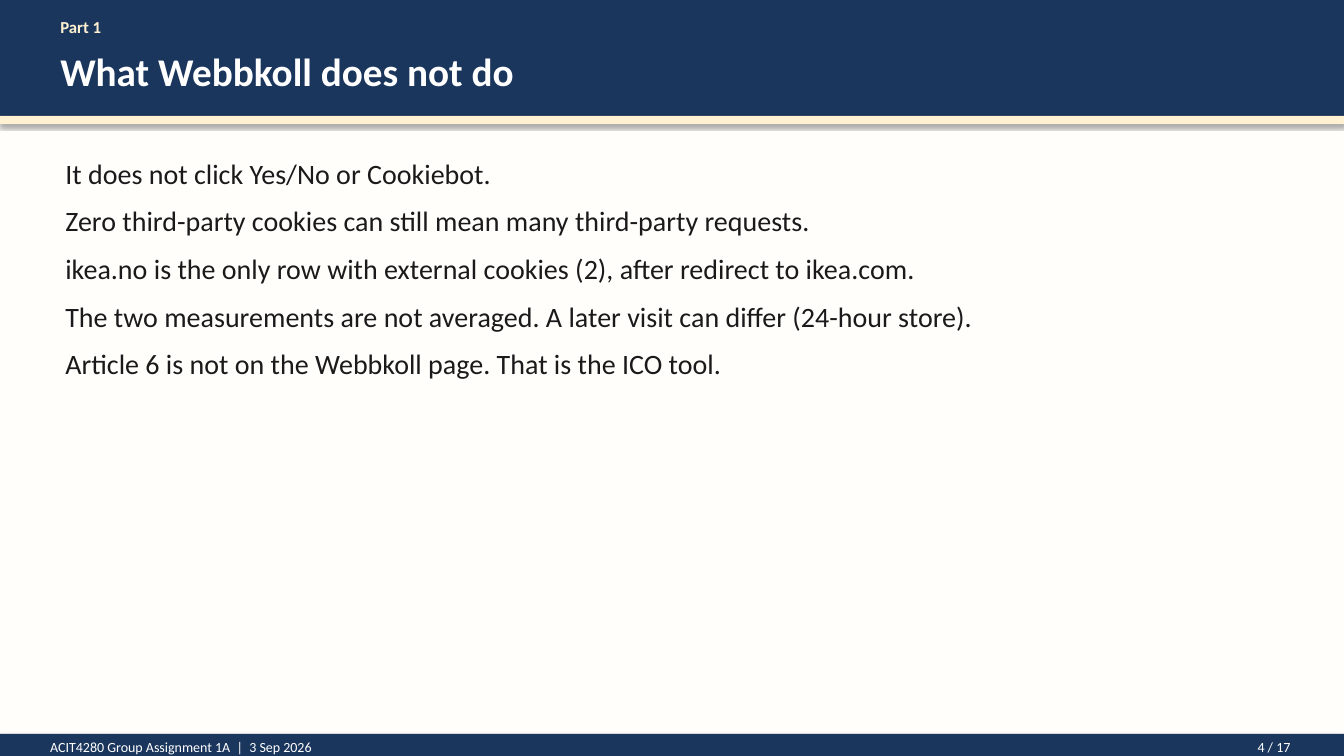
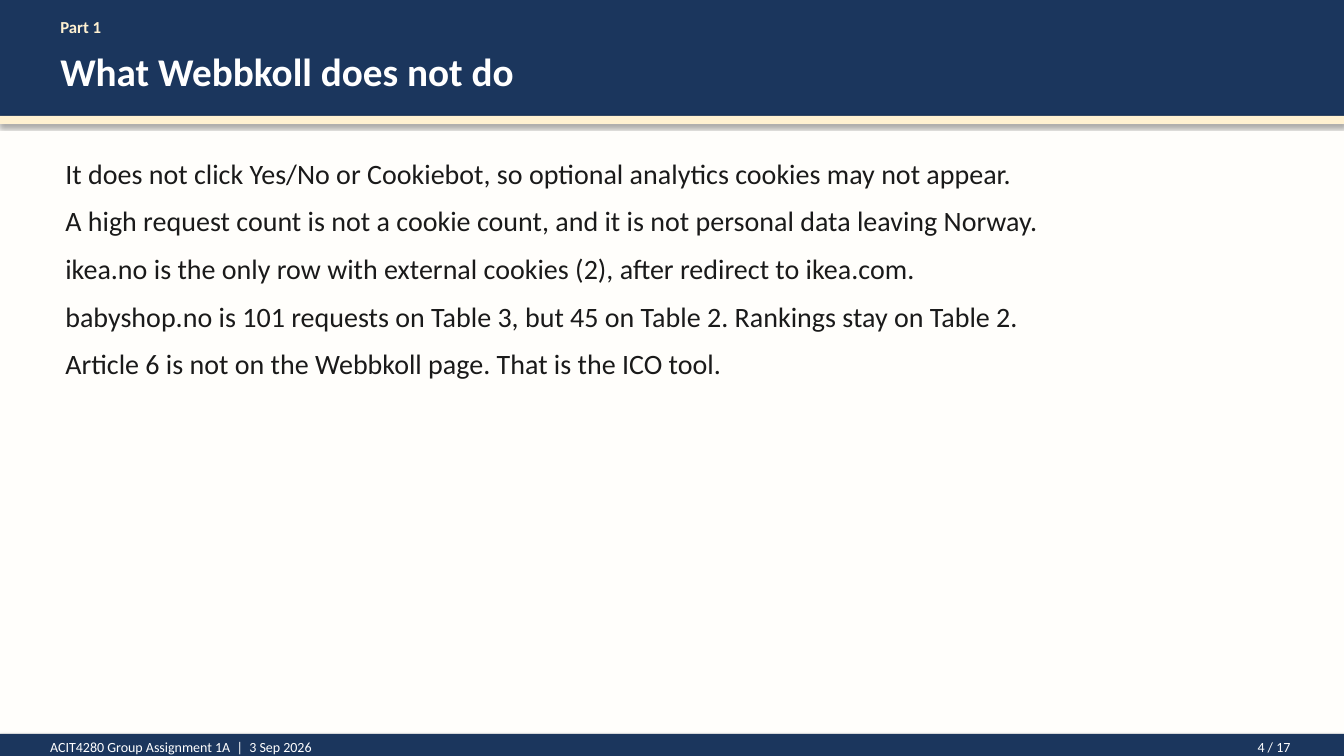
Before and after one commit to kasa031/Bacheloroppgave, a slide deck: slide 4 of ACIT4280_1A_presentation.pptx. Drawn at 1344x756 pixels with LibreOffice and Linux fonts; fonts in the diff are those of the drawing. Boxes give left, top, right and bottom in pixels: in the first picture for what was removed or moved away, otherwise in the second. Text is boxed around its words. In the diff, an @@ line names an element or a change of style, - is before the commit and + after.

```diff
--- a/ACIT4280_1A_presentation.pptx
+++ b/ACIT4280_1A_presentation.pptx
@@ text at bbox=[65, 164, 1037, 236]: text changed @@
-It does not click Yes/No or Cookiebot.
-Zero third-party cookies can still mean many third-party requests.
+It does not click Yes/No or Cookiebot, so optional analytics cookies may not appear.
+A high request count is not a cookie count, and it is not personal data leaving Norway.
@@ text at bbox=[65, 307, 1017, 332]: text changed @@
-The two measurements are not averaged. A later visit can differ (24-hour store).
+babyshop.no is 101 requests on Table 3, but 45 on Table 2. Rankings stay on Table 2.
```
Also in this commit, not shown: 9 other slides changed, 4 other files.
